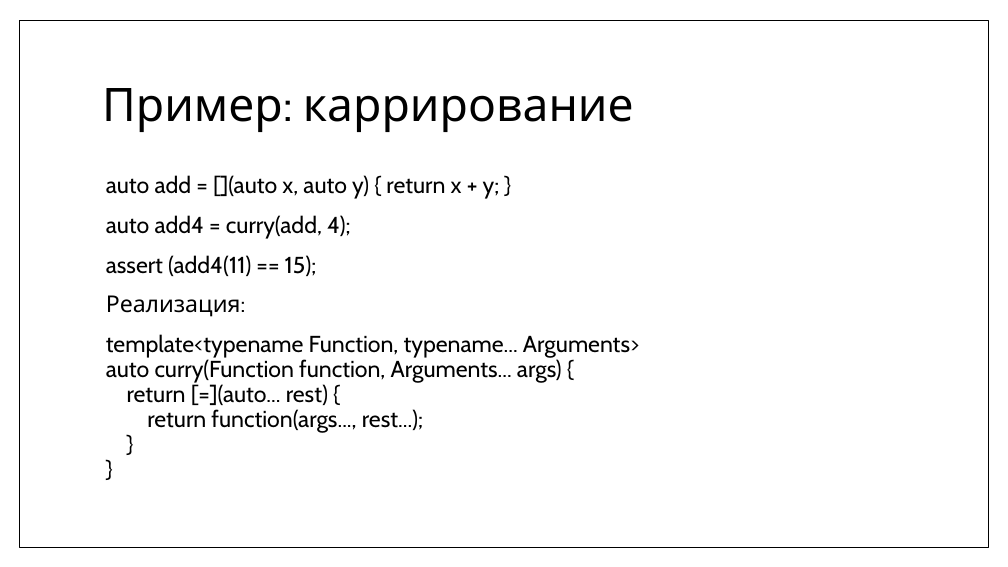
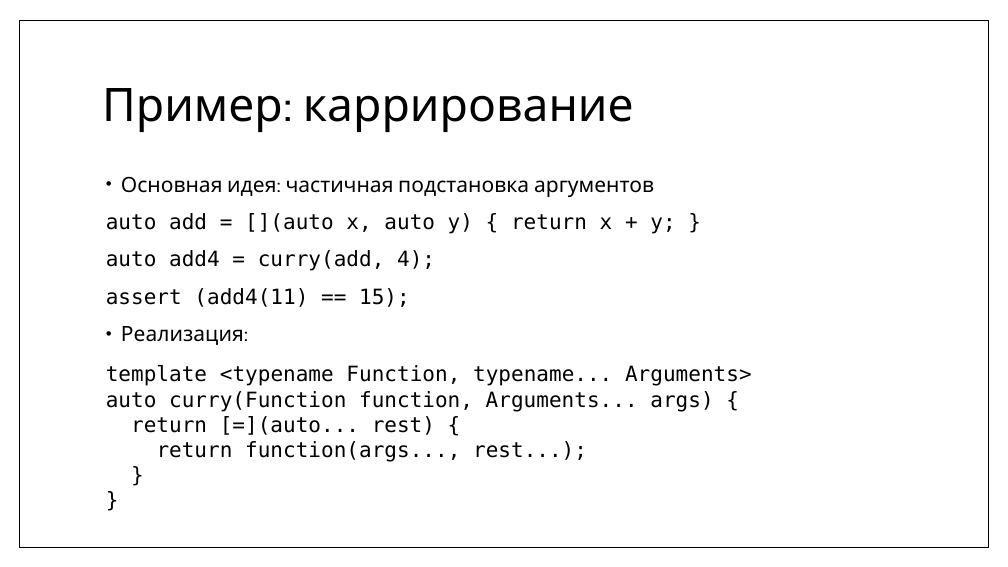
Before and after one commit to MIPT-ILab/cpp-lects-rus, a slide deck: slide 29 of slides/lec2-7-lambdas.pptx (slide 18 before the commit). Drawn at 1008x567 pixels with LibreOffice and Linux fonts; fonts in the diff are those of the drawing. Boxes give left, top, right and bottom in pixels: in the first picture for what was removed or moved away, otherwise in the second. Text is boxed around its words. In the diff, an @@ line names an element or a change of style, - is before the commit and + after.

```diff
--- a/slides/lec2-7-lambdas.pptx
+++ b/slides/lec2-7-lambdas.pptx
@@ text at box(121, 176, 654, 197): paragraph added @@
+• Основная идея: частичная подстановка аргументов
@@ text at box(106, 213, 675, 345): size 22 to 20 pt in "auto add = [](auto x, auto y) ...", "auto add4 = curry(add, 4);", "assert (add4(11) == 15);", "Реализация:"; font Cabin to DejaVu Sans Mono in "auto add = [](auto x, auto y) ...", "auto add4 = curry(add, 4);", "assert (add4(11) == 15);"; bullet none to • @@
@@ text at box(106, 365, 752, 462): text changed; size 22 to 20 pt; font Cabin to DejaVu Sans Mono @@
-template<typename Function, typename... Arguments>
-auto curry(Function function, Arguments... args) {
-return [=](auto... rest) {
-return function(args..., rest...);
-}
-}
+template <typename Function, typename... Arguments>
+auto curry(Function function, Arguments... args) {
+return [=](auto... rest) {
+return function(args..., rest...);
+}
+}
```
Also in this commit, not shown: 13 other slides changed, 14 slides added, 10 other files.
